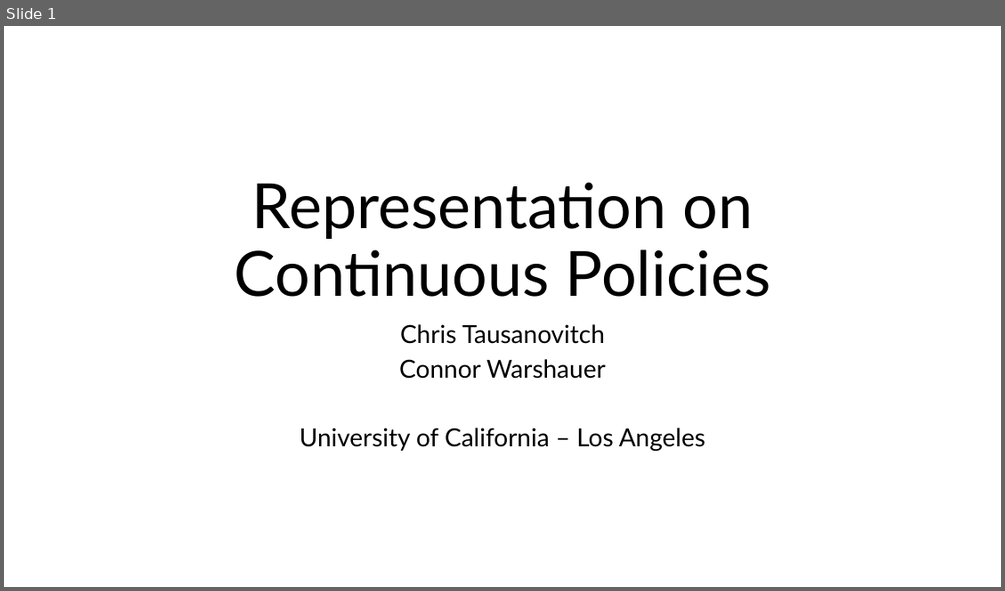
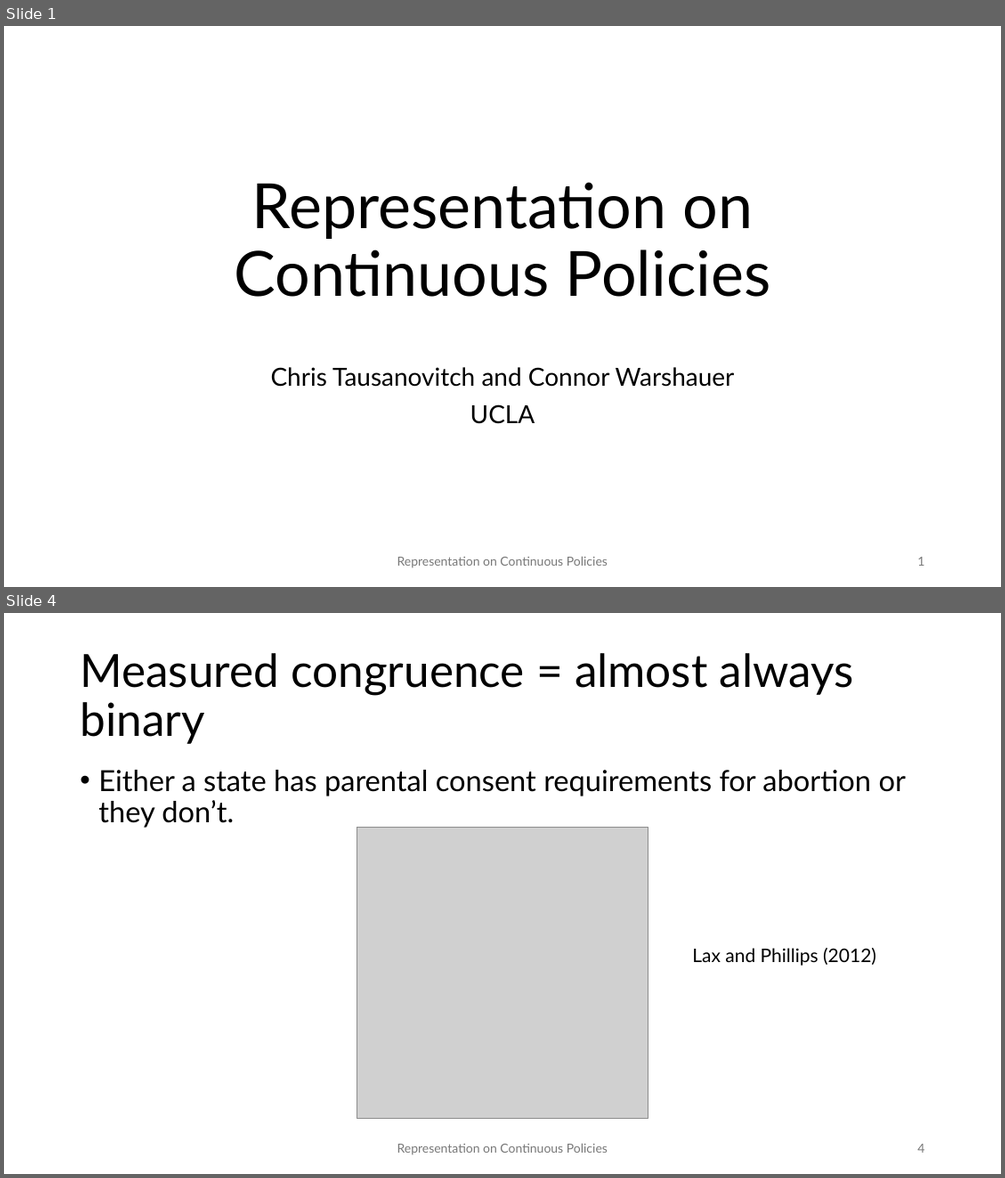
Before and after one commit to ctausanovitch/ctausanovitch.github.io, a slide deck: minwage.pptx. Shown one above the other, each under a label of ours: slide 1 before the commit, slides 1 and 4 after it; the slides between them are not shown. The pictures are 1005x591 and 1005x1178 pixels, drawn with LibreOffice and Linux fonts; fonts in the diff are those of the drawing; grey boxes stand for pictures. Boxes give left, top, right and bottom in pixels: in the first picture for what was removed or moved away, otherwise in the second. Text is boxed around its words. In the diff, an @@ line names an element or a change of style, - is before the commit and + after.

```diff
--- a/minwage.pptx
+++ b/minwage.pptx
@@ slide 4 added at [4, 613, 1001, 1174], background #FFFFFF @@
@@ title added at [80, 653, 854, 744], 44 pt, text #000000 @@
+Measured congruence = almost always binary
@@ text added at [98, 770, 906, 827], 28 pt, text #000000 @@
+• Either a state has parental consent requirements for abortion or they don’t.
@@ picture added at [357, 827, 647, 1118] @@
@@ text added at [692, 948, 876, 965], 18 pt, text #000000 @@
+Lax and Phillips (2012)
@@ text added at [397, 1143, 607, 1155], 12 pt, text #797979 @@
+Representation on Continuous Policies
@@ page number added at [917, 1143, 924, 1152], 12 pt, text #797979 @@
+4
@@ slide 1 changed as well @@
@@ subtitle at [271, 367, 735, 424]: text changed @@
-Chris Tausanovitch
-Connor Warshauer
-University of California – Los Angeles
+Chris Tausanovitch and Connor Warshauer
+UCLA
@@ text added at [397, 556, 607, 568], 12 pt, text #797979 @@
+Representation on Continuous Policies
@@ page number added at [917, 556, 924, 565], 12 pt, text #797979 @@
+1
```
Also in this commit, not shown: 1 other slide changed, 35 other slides added, 17 slides removed, 1 other file.
